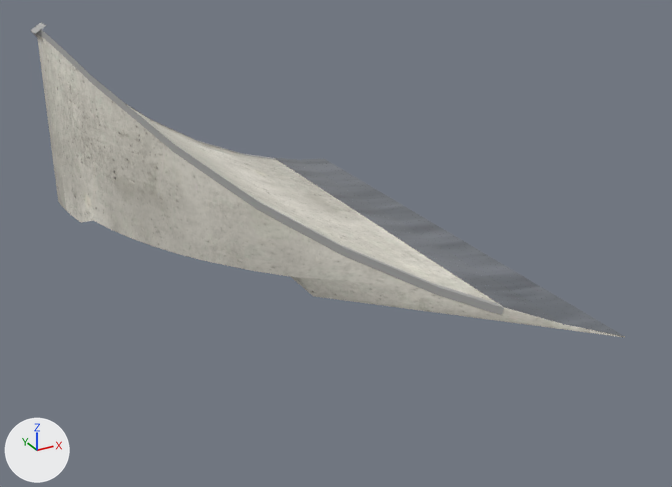
One commit to the glTF model public/katalog/modelle/cross-ramp-98r.gltf: the scene before it, then after it.
One viewpoint serves both versions: a 50 mm lens placed at (-1.73, -3.5, 1.8), pointed at (0.11, -0.14, 0.12). Every picture has the same lights, and +X, +Y and +Z are marked at lower left. The first picture is the older version.

The first picture shows 'SK1228_Cross-Ramp-_98R.001'.
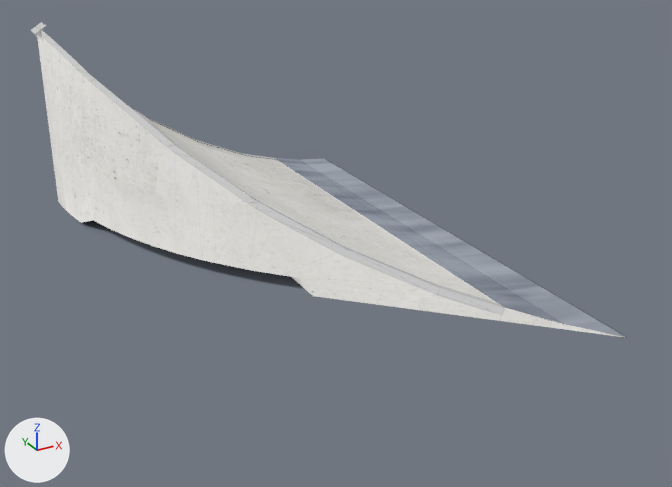
The change, as JSON lines over the scene's bpy script:
```json
{"op": "add", "block": "img_cross_ramp_98r_licht", "code": ["img_cross_ramp_98r_licht = load_image('cross-ramp-98r_licht', 'texturen/cross-ramp-98r_licht.jpg', 2048, 2048, 'sRGB')"]}
{"op": "add", "block": "img_cross_ramp_98r_schatten", "code": ["img_cross_ramp_98r_schatten = load_image('cross-ramp-98r_schatten', 'texturen/cross-ramp-98r_schatten.png', 201, 334, 'sRGB')"]}
{"block": "mat_beton_web_047", "change": "nodes: BsdfPrincipled, NormalMap, OutputMaterial, TexImage x2, UVMap x2"}
{"block": "mat_beton_web_047", "change": "uses the picture img_cross_ramp_98r_farbe"}
{"block": "mat_beton_web_047", "change": "uses the picture img_cross_ramp_98r_normal"}
{"block": "mat_beton_web_047", "change": "nodes: BsdfTransparent, Emission, LightPath, MixShader, OutputMaterial, TexImage, UVMap"}
{"block": "mat_beton_web_047", "change": "uses the picture img_cross_ramp_98r_licht"}
{"block": "mat_stahl_web_033", "change": "nodes: BsdfPrincipled, NormalMap, OutputMaterial, TexImage x2, UVMap x2"}
{"block": "mat_stahl_web_033", "change": "uses the picture img_cross_ramp_98r_farbe"}
{"block": "mat_stahl_web_033", "change": "uses the picture img_cross_ramp_98r_normal"}
{"block": "mat_stahl_web_033", "change": "nodes: BsdfTransparent, Emission, LightPath, MixShader, OutputMaterial, TexImage, UVMap"}
{"block": "mat_stahl_web_033", "change": "uses the picture img_cross_ramp_98r_licht"}
{"block": "mat_kantenwinkel_web_032", "change": "nodes: BsdfPrincipled, NormalMap, OutputMaterial, TexImage x2, UVMap x2"}
{"block": "mat_kantenwinkel_web_032", "change": "uses the picture img_cross_ramp_98r_farbe"}
{"block": "mat_kantenwinkel_web_032", "change": "uses the picture img_cross_ramp_98r_normal"}
{"block": "mat_kantenwinkel_web_032", "change": "nodes: BsdfTransparent, Emission, LightPath, MixShader, OutputMaterial, TexImage, UVMap"}
{"block": "mat_kantenwinkel_web_032", "change": "uses the picture img_cross_ramp_98r_licht"}
{"op": "add", "block": "mat_schatten_041", "code": ["mat_schatten_041 = bpy.data.materials.new('Schatten.041')", "# uses the picture img_cross_ramp_98r_schatten"]}
{"op": "add", "block": "me_schatten", "code": ["me_schatten = bpy.data.meshes.new('Schatten')", "me_schatten.from_pydata(...)  # 4 vertices, 2 faces; spans x -0.82..0.84, y -1.29..1.47, z 0.0", "me_schatten.materials.append(mat_schatten_041)"]}
{"op": "add", "block": "ob_schatten", "code": ["ob_schatten = bpy.data.objects.new('Schatten', me_schatten)", "ob_schatten.location = (0.0, 0.0, 0.0)"]}
```

Pixel boxes [x1, y1, x2, y2] of what changed, in the pictures (672 x 487 px):
```json
{"object": "SK1228_Cross-Ramp-_98R.001", "change": "surface changed", "before": [31, 22, 625, 338], "after": [31, 22, 625, 338], "on screen": "grey to white"}
{"object": "Schatten", "change": "added", "after": [82, 166, 580, 310]}
```
